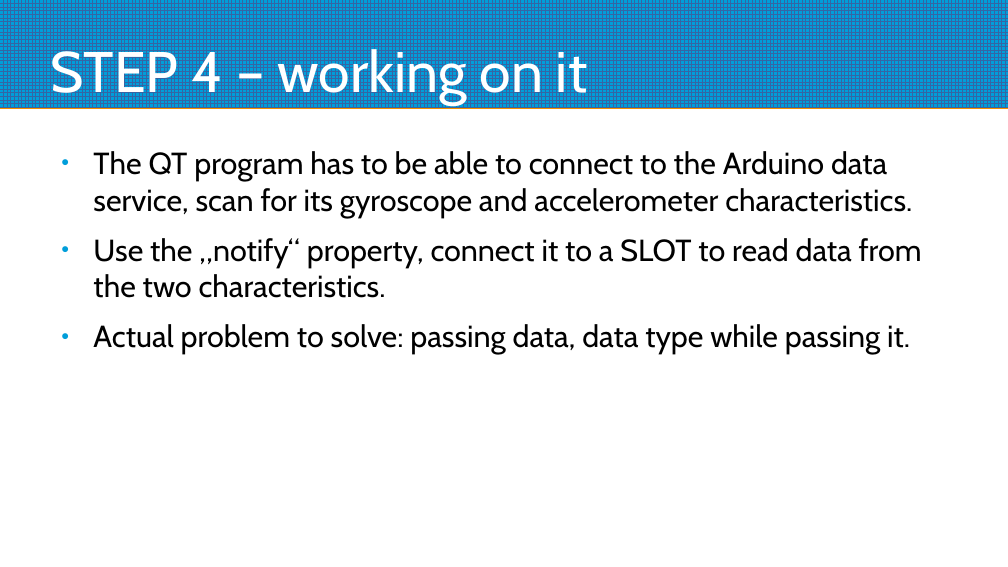
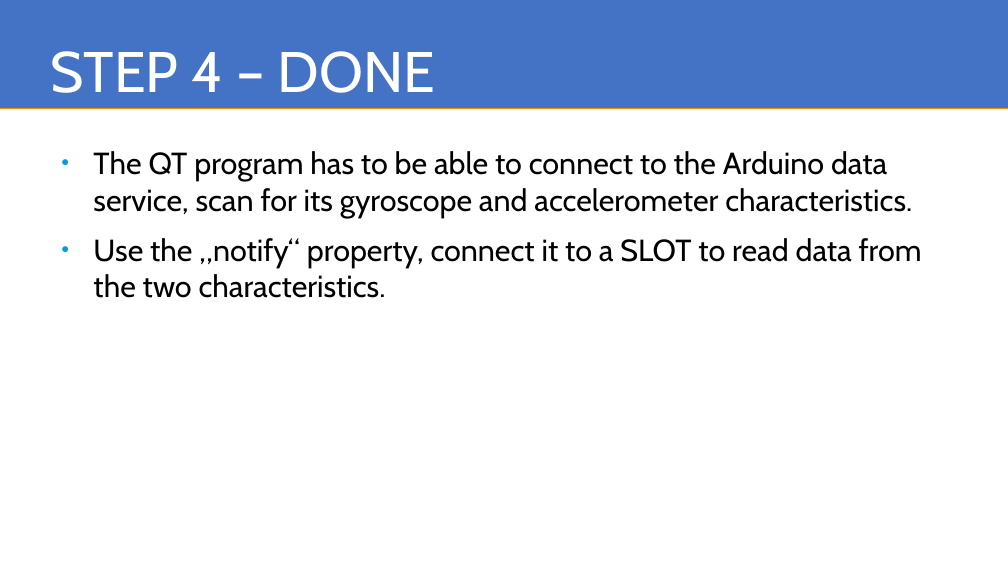
Before and after one commit to giogan98/daffodil, a slide deck: slide 5 of BLE/BLEconnector.odp. Drawn at 1008x567 pixels with LibreOffice and Linux fonts; fonts in the diff are those of the drawing. Boxes give left, top, right and bottom in pixels: in the first picture for what was removed or moved away, otherwise in the second. Text is boxed around its words. In the diff, an @@ line names an element or a change of style, - is before the commit and + after.

```diff
--- a/BLE/BLEconnector.odp
+++ b/BLE/BLEconnector.odp
@@ rectangle removed at [0,0,1008,108] @@
@@ freeform shape added at [0,0,1008,108], fill #4472C4 @@
@@ title at [50,51,435,93]: text changed @@
-STEP 4 – working on it
+STEP 4 – DONE
@@ text "The QT program has to ..." at [93,151,922,298]: indent changed @@
@@ text at [93,324,910,354]: paragraph removed @@
-● Actual problem to solve: passing data, data type while passing it.
```
Also in this commit, not shown: 5 other slides changed, 1 slide removed, 2 other files.
